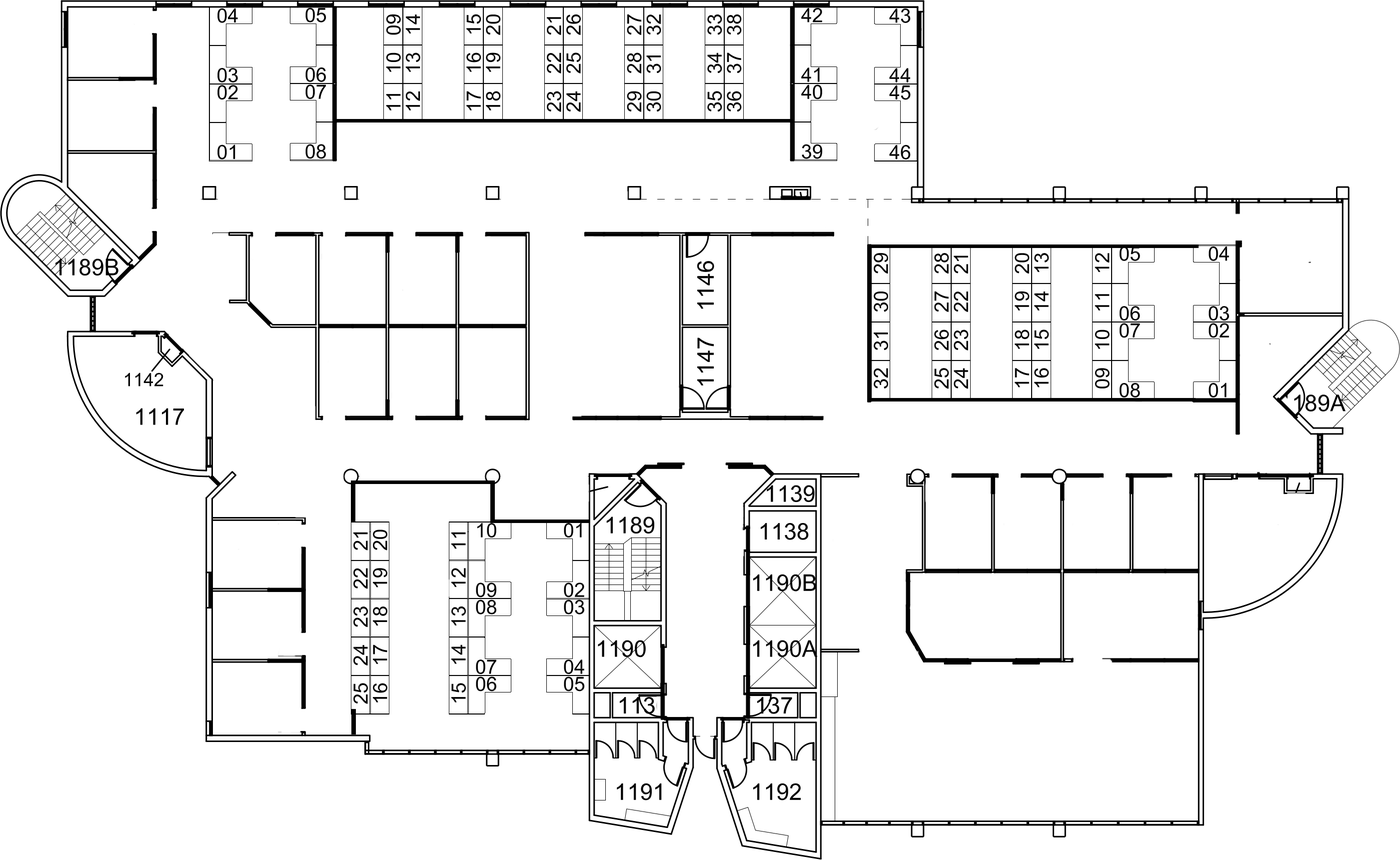
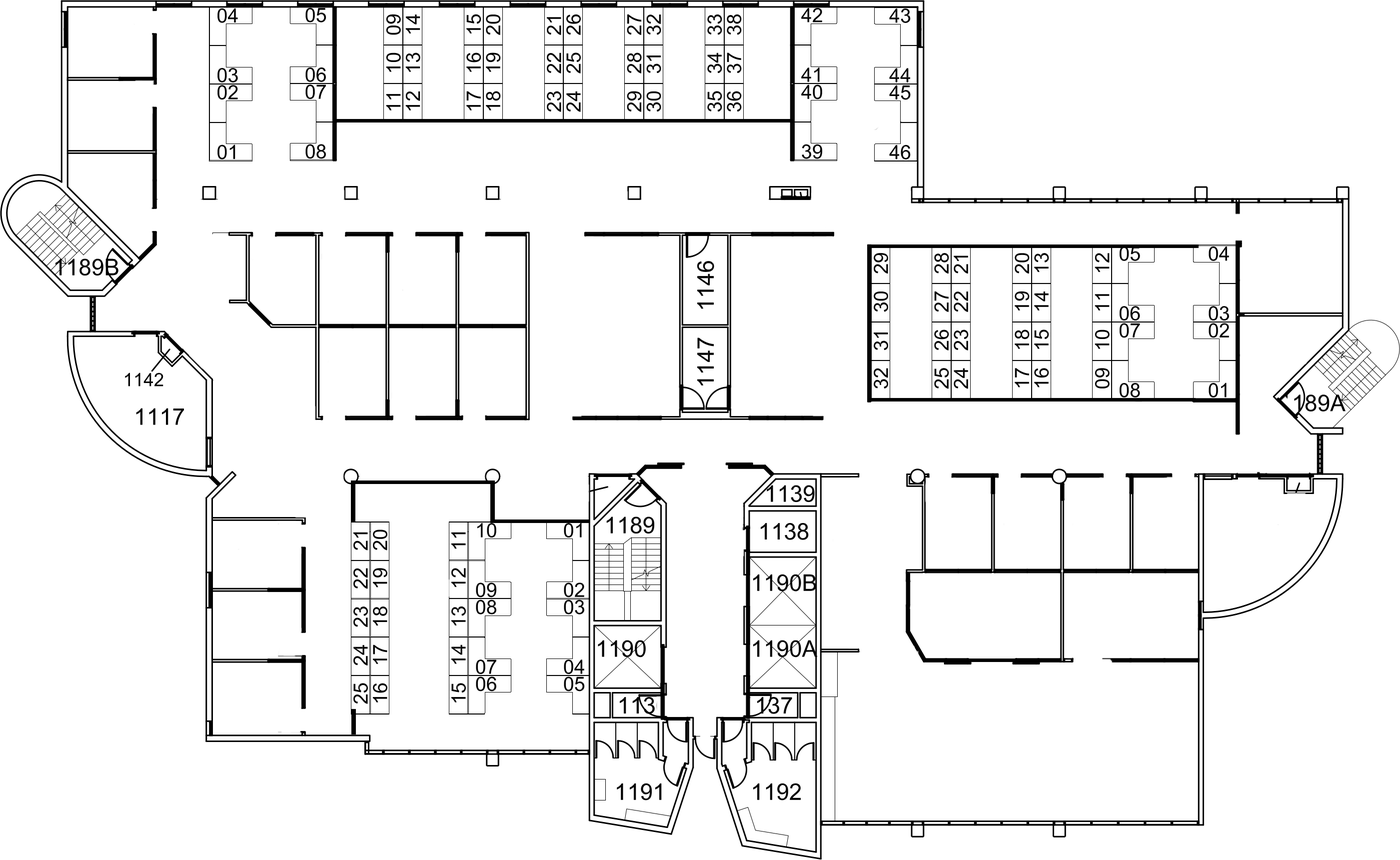
The second 1400x860 image is a revision of the first. Changes to its layers:
painted on "s11_clean" over <box>640,190,1311,346</box>
